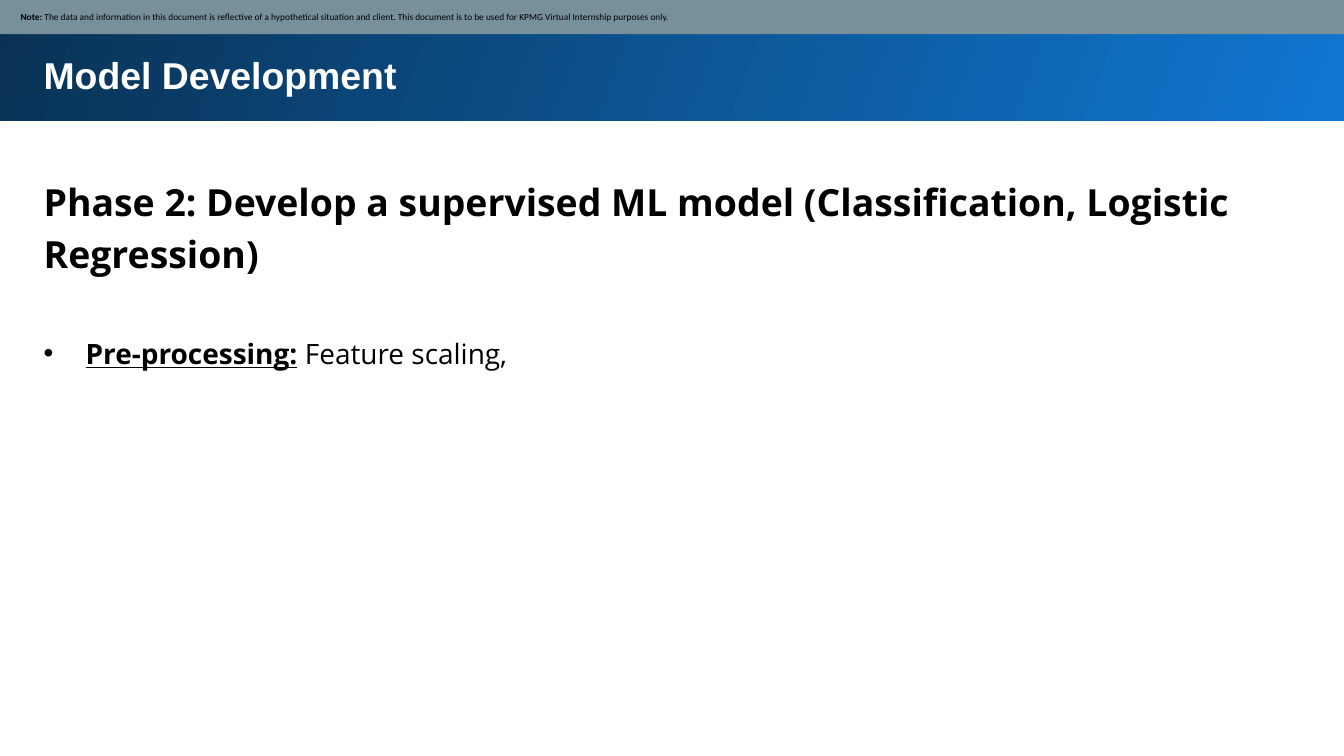
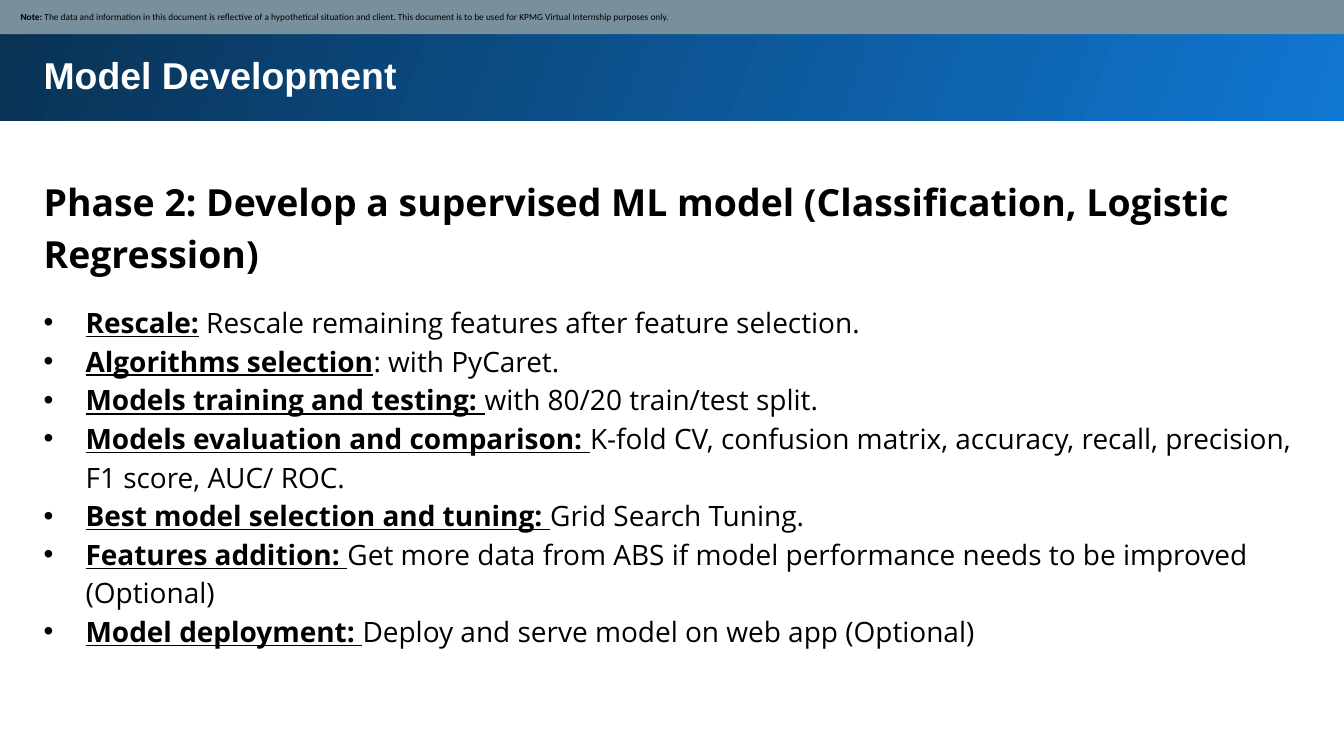
Before and after one commit to Navyhoang/KPMG_Virtual_Internship_Challenge, a slide deck: slide 6 of Documents/Module_2_Project_Plan.pptx (slide 5 before the commit). Drawn at 1344x756 pixels with LibreOffice and Linux fonts; fonts in the diff are those of the drawing. Boxes give left, top, right and bottom in pixels: in the first picture for what was removed or moved away, otherwise in the second. Text is boxed around its words. In the diff, an @@ line names an element or a change of style, - is before the commit and + after.

```diff
--- a/Documents/Module_2_Project_Plan.pptx
+++ b/Documents/Module_2_Project_Plan.pptx
@@ text at (x1=86, y1=311, x2=1290, y2=649): text changed; bold off @@
-• Pre-processing: Feature scaling,
+• Rescale: Rescale remaining features after feature selection.
+• Algorithms selection: with PyCaret.
+• Models training and testing: with 80/20 train/test split.
+• Models evaluation and comparison: K-fold CV, confusion matrix, accuracy, recall, precision, F1 score, AUC/ ROC.
+• Best model selection and tuning: Grid Search Tuning.
+• Features addition: Get more data from ABS if model performance needs to be improved (Optional)
+• Model deployment: Deploy and serve model on web app (Optional)
```
Also in this commit, not shown: 3 other slides changed, 2 slides added, 1 slide removed, 6 other files.
